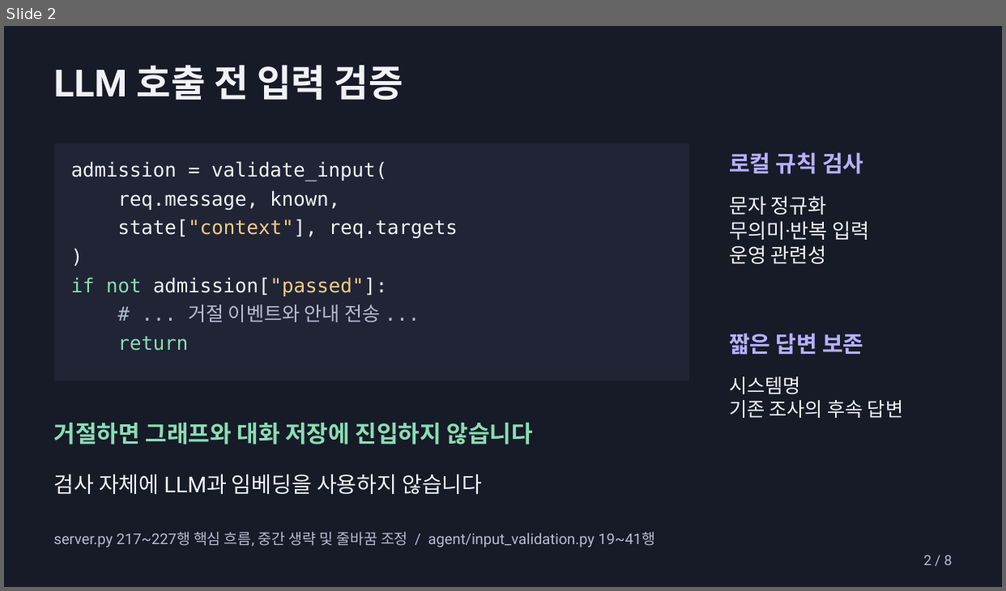
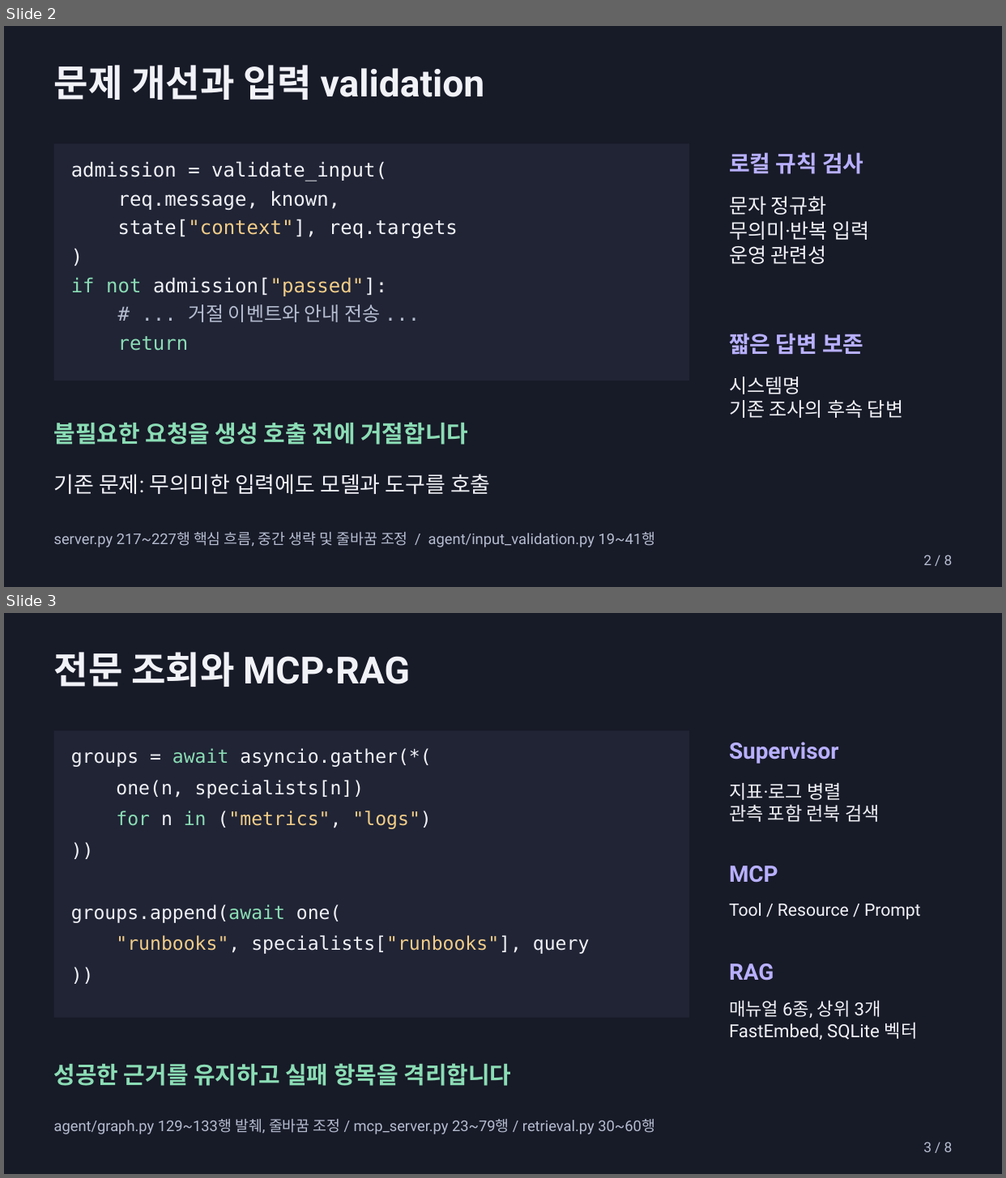
Before and after one commit to beshurl/skala-ai-mini-project, a slide deck: doc/presentation/운영진단_에이전트_5분발표.pptx. Shown one above the other, each under a label of ours: slide 2 before the commit, slides 2 and 3 after it. The pictures are 1006x591 and 1006x1178 pixels, drawn with LibreOffice and Linux fonts; fonts in the diff are those of the drawing. Boxes give left, top, right and bottom in pixels: in the first picture for what was removed or moved away, otherwise in the second. Text is boxed around its words. In the diff, an @@ line names an element or a change of style, - is before the commit and + after.

```diff
--- a/doc/presentation/운영진단_에이전트_5분발표.pptx
+++ b/doc/presentation/운영진단_에이전트_5분발표.pptx
@@ slide 3 added at [4, 613, 1002, 1174], background #171A27 @@
@@ text added at [54, 652, 410, 687], 36 pt, text #F1F2F7, bold @@
+전문 조회와 MCP·RAG
@@ rectangle added at [54, 730, 690, 1017], fill #202435 @@
@@ text added at [71, 748, 431, 767], 18 pt, text #F1F2F7 @@
+groups = await asyncio.gather(*(
@@ text added at [729, 742, 839, 764], 21.8 pt, text #B8B0FF, bold @@
+Supervisor
@@ text added at [116, 780, 364, 798], 18 pt, text #F1F2F7 @@
+one(n, specialists[n])
@@ text added at [729, 783, 880, 822], 18 pt, text #F1F2F7 @@
+지표·로그 병렬
+관측 포함 런북 검색
@@ text added at [116, 811, 431, 829], 18 pt, text #F2CD88 @@
+for n in ("metrics", "logs")
@@ text added at [71, 838, 672, 871], 18 pt, text #F1F2F7 @@
+))
@@ text added at [729, 866, 778, 883], 21.8 pt, text #B8B0FF, bold @@
+MCP
@@ text added at [729, 903, 921, 920], 16.5 pt, text #F1F2F7 @@
+Tool / Resource / Prompt
@@ text added at [71, 905, 342, 923], 18 pt, text #F1F2F7 @@
+groups.append(await one(
@@ text added at [116, 935, 590, 954], 18 pt, text #F2CD88 @@
+"runbooks", specialists["runbooks"], query
@@ text added at [71, 964, 672, 996], 18 pt, text #F1F2F7 @@
+))
@@ text added at [729, 964, 774, 981], 21.8 pt, text #B8B0FF, bold @@
+RAG
@@ text added at [729, 1000, 918, 1040], 17.2 pt, text #F1F2F7 @@
+매뉴얼 6종, 상위 3개
+FastEmbed, SQLite 벡터
@@ text added at [54, 1063, 511, 1086], 22.5 pt, text #8BDDB5, bold @@
+성공한 근거를 유지하고 실패 항목을 격리합니다
@@ text added at [54, 1119, 655, 1135], 14.2 pt, text #B6BDD0 @@
+agent/graph.py 129~133행 발췌, 줄바꿈 조정 / mcp_server.py 23~79행 / retrieval.py 30~60행
@@ text added at [923, 1142, 953, 1152], 13.5 pt, text #B6BDD0 @@
+3 / 8
@@ slide 2 changed as well @@
@@ text at [54, 65, 485, 100]: text changed @@
-LLM 호출 전 입력 검증
+문제 개선과 입력 validation
@@ text at [54, 422, 468, 445]: text changed @@
-거절하면 그래프와 대화 저장에 진입하지 않습니다
+불필요한 요청을 생성 호출 전에 거절합니다
@@ text at [54, 474, 491, 494]: text changed @@
-검사 자체에 LLM과 임베딩을 사용하지 않습니다
+기존 문제: 무의미한 입력에도 모델과 도구를 호출
```
Also in this commit, not shown: 6 other slides changed, 1 slide removed, 2 other files.
